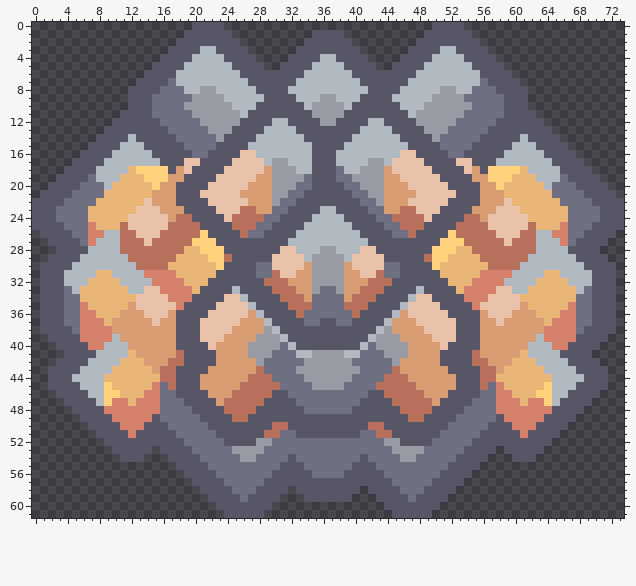
One commit to this sprite sheet: sprites/units/t1/shock-full.png. This is how it looked before the edit.
The file is 74x62 pixels. Colours within 5 levels of each other are drawn and written as one.
The same view after the edit:
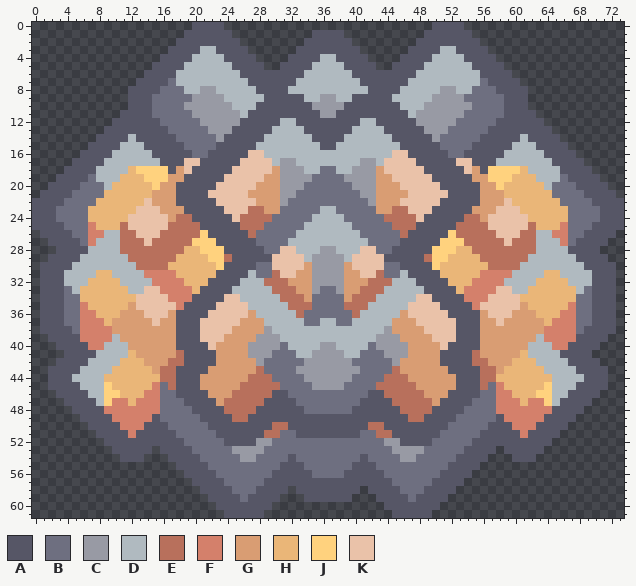
Palette (. is transparent): A #565666  B #6e6f80  C #989aa4  D #b0bac0  E #b8705c  F #d4806b  G #d99d73  H #eab678  J #ffd27e  K #eac2a9
The exact change:
Changed rows in their new state; - is an unchanged pixel.
first column x 21:
 9 ------------A------A------------
10 -------------A----A-------------
11 --------------A--A--------------
12 ---------A-D---AA---D-A---------
13 --------A---D------D---A--------
14 -------A-----D----D-----A-------
15 ------A-------D--D-------A------
16 -----A-K------DDD-------K-A-----
17 ----A---KD-C--DDD---C-DK---A----
18 ---A----KG--C-DBBD-C--GK----A---
19 --A----K-G---CBBB-C---G-K----A--
20 -A----K--G--C-BBBB-C--G--K----A-
21 A----K---G-C-BBBBBB-C-G---K----A
22 -A----K--GC-BBBBBBBB-CG--K----A-
23 --A--K-E-G-BBBB--BBBB-G-E-K--A--
24 ---AK---E-BBBB----BBBB-E---KA---
25 ----A--E-BBBB------BBBB-E--A----
26 -----AE-BBBB--------BBBB-EA-----
27 -------BBBB----------BBBB-------
28 --------BB------------BB--------
31 ------D------------------D------
32 -----DDD----------------DDD-----
33 -----DDDD--------------DDDD-----
34 ------DDDD------------DDDD------
35 -------DDDD----------DDDD-------
36 --------DDDD--------DDDD--------
37 ---------DDDD--DD--DDDD---------
38 ----------DDDDDDDDDDDD----------
39 -----------DDDDDDDDDD-----------
40 ------------DDDCCDDD------------
Changed places in both pictures, as pixel boxes (x1, y1, x2, y2):
changed: (200, 94, 456, 350)
